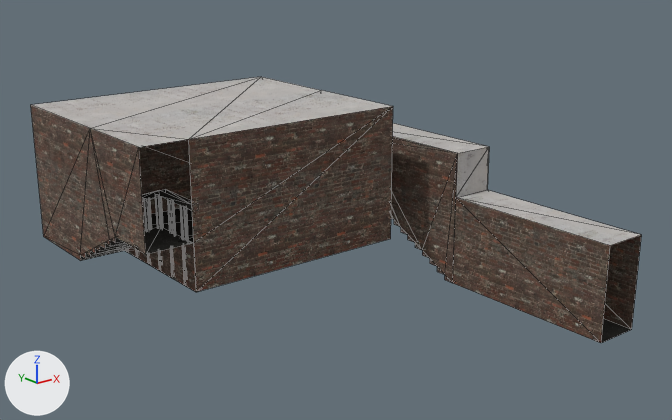
An edit to the glTF model assets/map/rooms/map3.gltf, drawn before and after from the same camera.
The view is the same before and after, from a camera (50 mm lens) standing at (-7.28, -15.65, 3.84) and looking at (4.28, -1.2, -1.94). The lights are fixed; the arrows at lower left show +X, +Y and +Z. Mesh edges are drawn as thin lines. Vertices at the same position are counted once.

The first picture shows 'map3'.
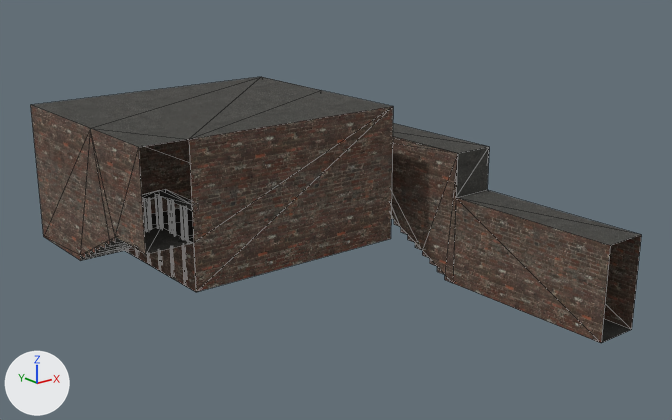
Location of each change, [x1, y1, x2, y2] in pixels of the pictures (672 x 420 px):
part 1 of me_map3, recoloured
    both: [32, 77, 640, 246]

What the commit changed:
me_map3 has 275 vertices, 392 faces and spans x 0.0..8.0, y -6.0..4.0, z -4.0..0.0.
me_map3 is used by ob_map3; location (0.0, 0.0, 0.0).
me_map3 part 1: 33 faces spanning x 0.0..8.0, y -6.0..4.0, z -3.0..0.0 switch from mat_celing (picture img_white_jpg) to mat_floor (picture img_concretefloor_jpg).
